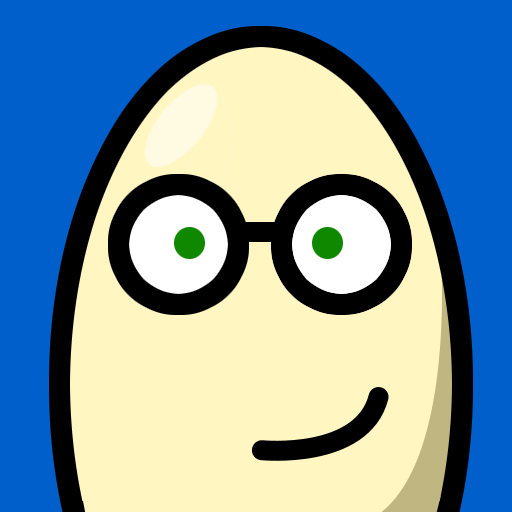
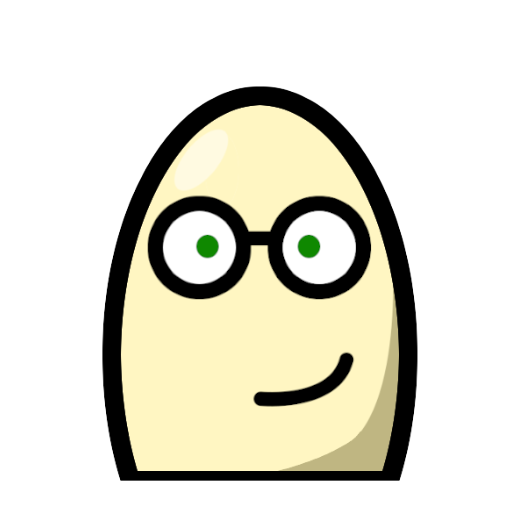
Revision of a layered (512, 512) image; what changed, layer by layer:
showed group "Layer Group copy" (4 layers) over [81, 63, 440, 512]
painted on "Layer #12" over [81, 63, 440, 512]
painted on "Layer #14" over [268, 431, 416, 507]
painted on "Layer #13" over [107, 435, 414, 508]
painted on "Layer #21" over [82, 63, 439, 471]
hid group "Layer Group" (11 layers) over [49, 26, 473, 512]
hid "Background" over [0, 0, 512, 512]